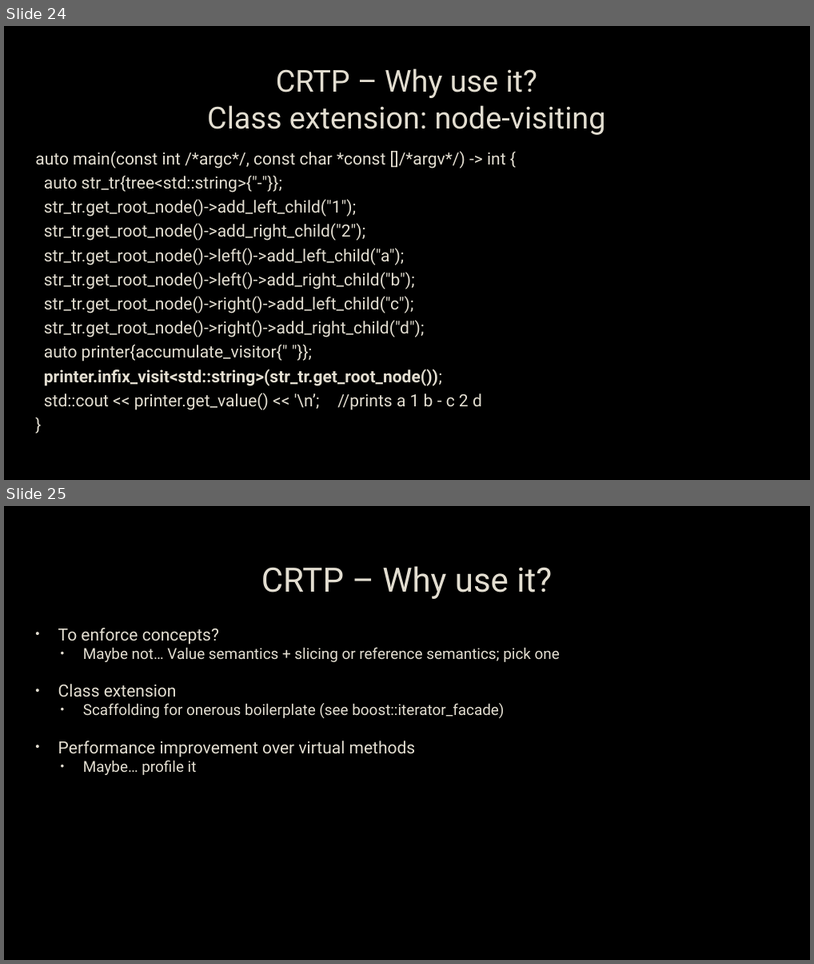
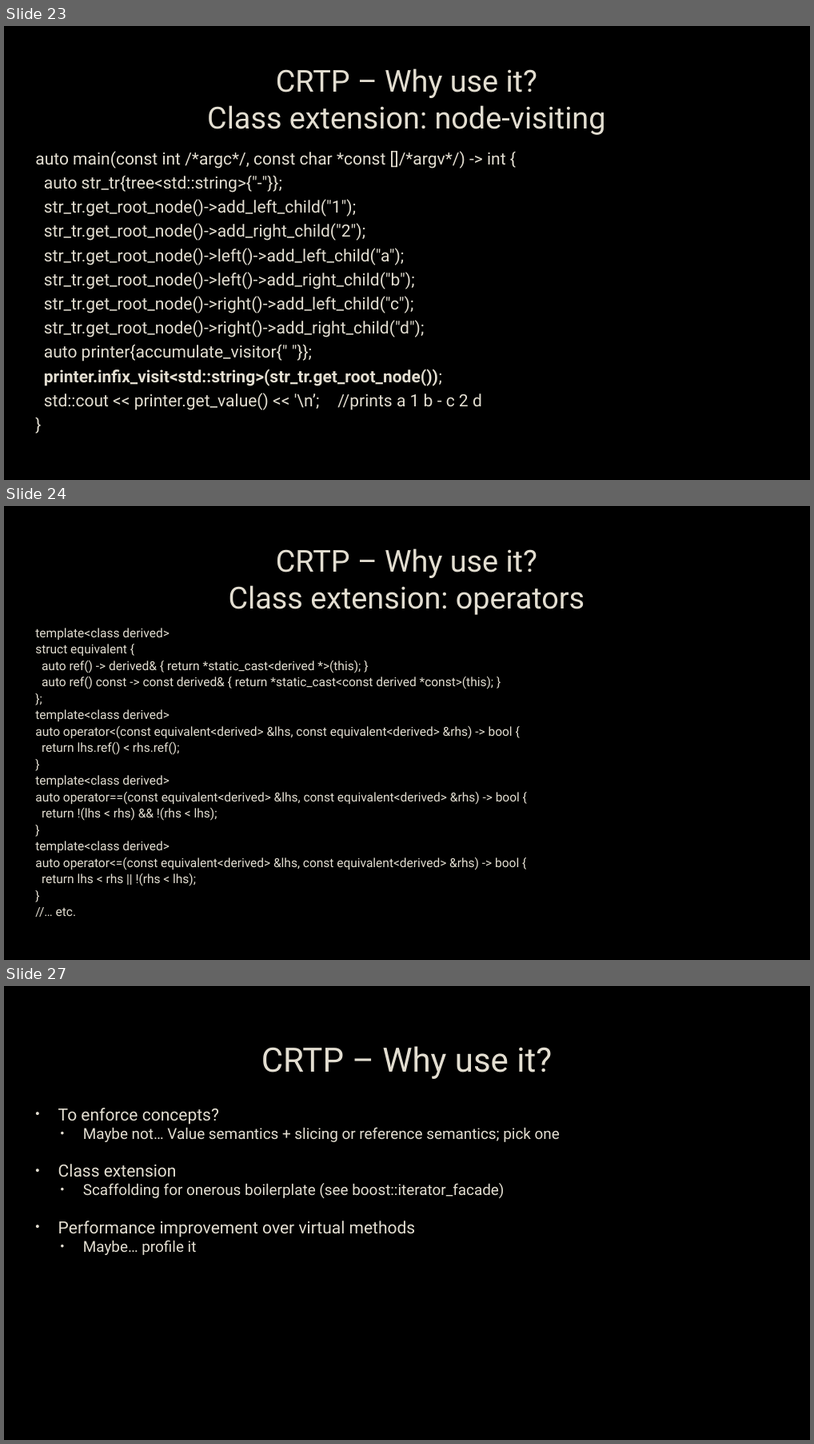
Before and after one commit to capsocrates/crtp-meetup-talk, a slide deck: CRTP.pptx. Shown one above the other, each under a label of ours: slides 24 and 25 before the commit, slides 23, 24 and 27 after it; the slides between them are not shown. The pictures are 814x964 and 814x1444 pixels, drawn with LibreOffice and Linux fonts; fonts in the diff are those of the drawing; background and template pictures are left out. Boxes give left, top, right and bottom in pixels: in the first picture for what was removed or moved away, otherwise in the second. Text is boxed around its words. In the diff, an @@ line names an element or a change of style, - is before the commit and + after.

Commit message:
Add operator example

```diff
--- a/CRTP.pptx
+++ b/CRTP.pptx
@@ slide 24 added at [4,506,810,960], background picture (left out) @@
@@ title added at [229,548,585,615], 36 pt, text #E3DED1 @@
+CRTP – Why use it?
+Class extension: operators
@@ text added at [35,628,520,916], 14.8 pt, text #E3DED1 @@
+template<class derived>
+struct equivalent {
+auto ref() -> derived& { return *static_cast<derived *>(this); }
+auto ref() const -> const derived& { return *static_cast<const derived *const>(this); }
+};
+template<class derived>
+auto operator<(const equivalent<derived> &lhs, const equivalent<derived> &rhs) -> bool {
+return lhs.ref() < rhs.ref();
+}
+template<class derived>
+auto operator==(const equivalent<derived> &lhs, const equivalent<derived> &rhs) -> bool {
+return !(lhs < rhs) && !(rhs < lhs);
+}
+template<class derived>
+auto operator<=(const equivalent<derived> &lhs, const equivalent<derived> &rhs) -> bool {
+return lhs < rhs || !(rhs < lhs);
+}
+//… etc.
@@ what was slide 24 is now slide 23 @@
@@ what was slide 25 is now slide 27 @@
```
Also in this commit, not shown: 2 other slides added, 5 other files.
